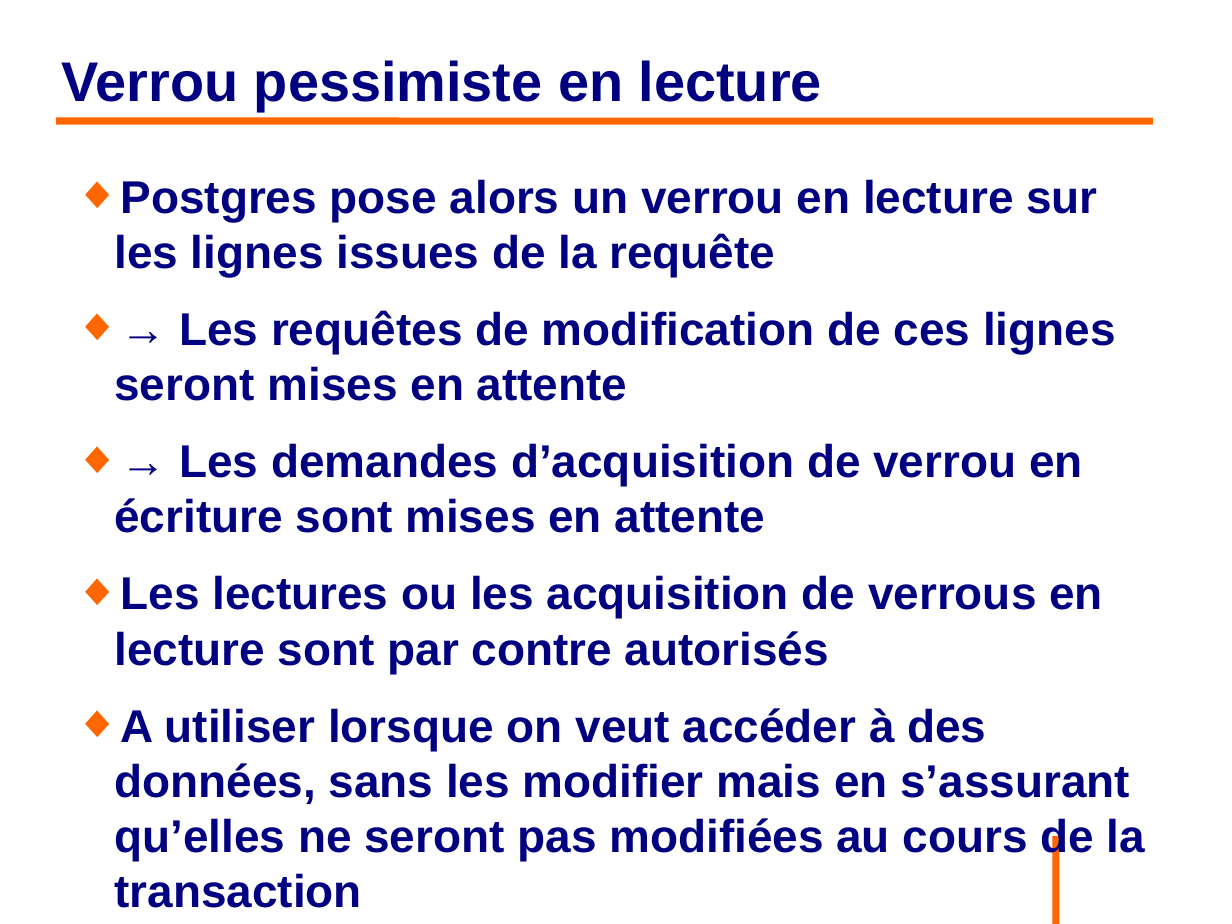
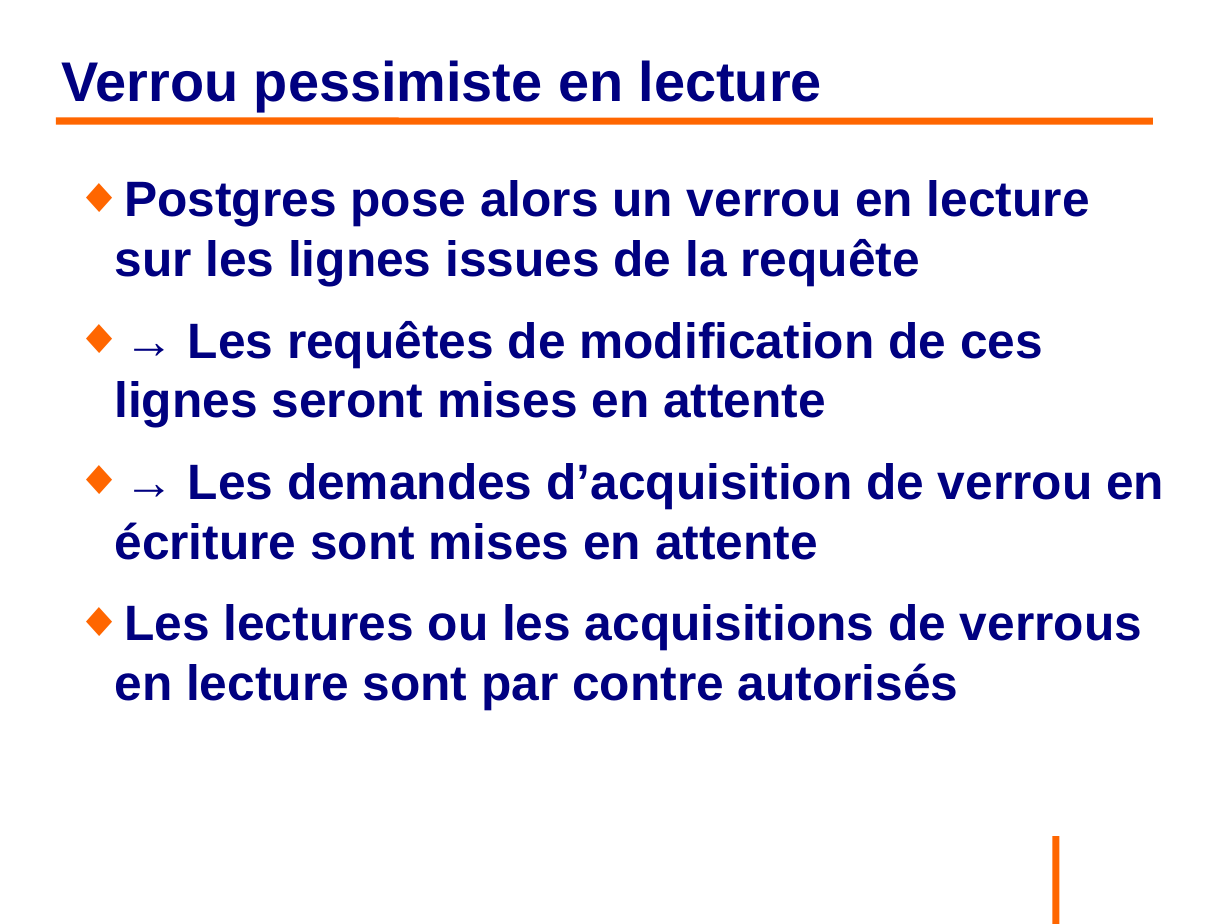
Before and after one commit to philphils/formation-hibernate-avancee, a slide deck: slide 111 of Documentation/diapo_formation_hibernate_avancee.odp (slide 107 before the commit). Drawn at 1232x924 pixels with LibreOffice and Linux fonts; fonts in the diff are those of the drawing; background and template pictures are left out. Boxes give left, top, right and bottom in pixels: in the first picture for what was removed or moved away, otherwise in the second. Text is boxed around its words. In the diff, an @@ line names an element or a change of style, - is before the commit and + after.

```diff
--- a/Documentation/diapo_formation_hibernate_avancee.odp
+++ b/Documentation/diapo_formation_hibernate_avancee.odp
@@ text at (114, 180, 1164, 560): size 29.6 to 32 pt in "Postgres pose alors un verrou en lecture ...", "→ Les requêtes de modification de ces ...", "→ Les demandes d’acquisition de verrou en ..." @@
@@ text at (114, 604, 1142, 709): text changed; size 29.6 to 32 pt @@
-◆ Les lectures ou les acquisition de verrous en lecture sont par contre autorisés
-◆ A utiliser lorsque on veut accéder à des données, sans les modifier mais en s’assurant qu’elles ne seront pas modifiées au cours de la transaction
+◆ Les lectures ou les acquisitions de verrous en lecture sont par contre autorisés
```
Also in this commit, not shown: 23 other slides changed, 6 slides added, 2 slides removed.
